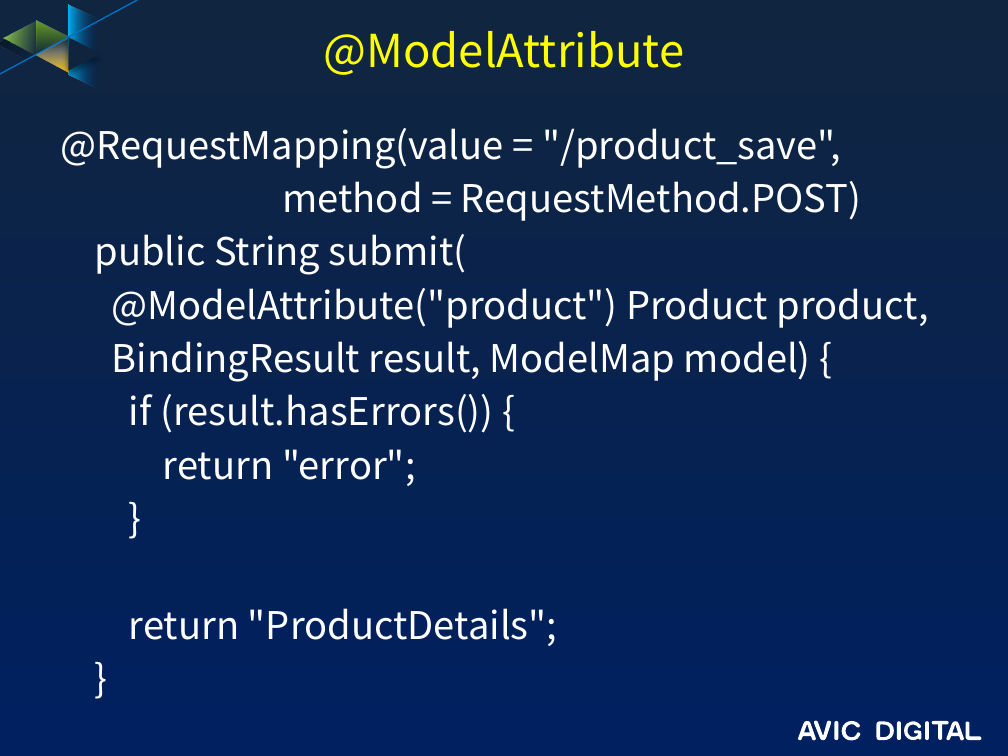
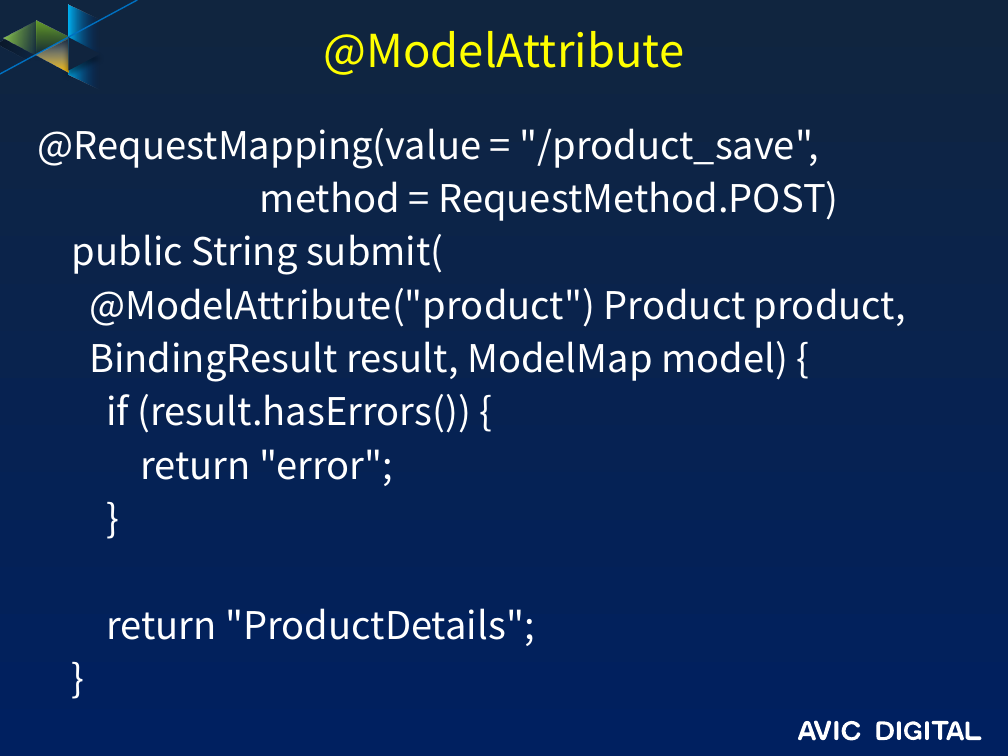
Before and after one commit to guofengzh/java-way, a slide deck: slide 14 of spring/docs/08-spring-mvc.pptx. Drawn at 1008x756 pixels with LibreOffice and Linux fonts; fonts in the diff are those of the drawing; background and template pictures are left out. Boxes give left, top, right and bottom in pixels: in the first picture for what was removed or moved away, otherwise in the second. Text is boxed around its words. In the diff, an @@ line names an element or a change of style, - is before the commit and + after.

Commit message:
init

```diff
--- a/spring/docs/08-spring-mvc.pptx
+++ b/spring/docs/08-spring-mvc.pptx
@@ text "@RequestMapping(value = "/product_save",": place and size @@
-text "@RequestMapping(value = "/product_save"," at (60,128,929,646)
+text "@RequestMapping(value = "/product_save"," at (38,128,906,646)
```
